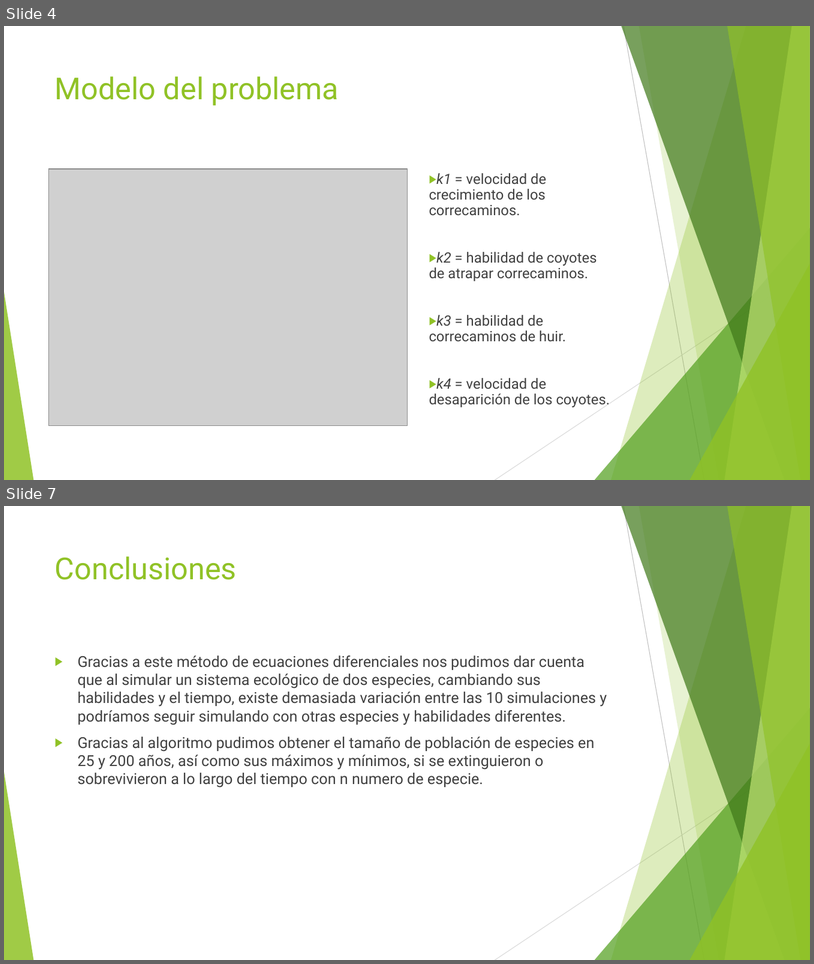
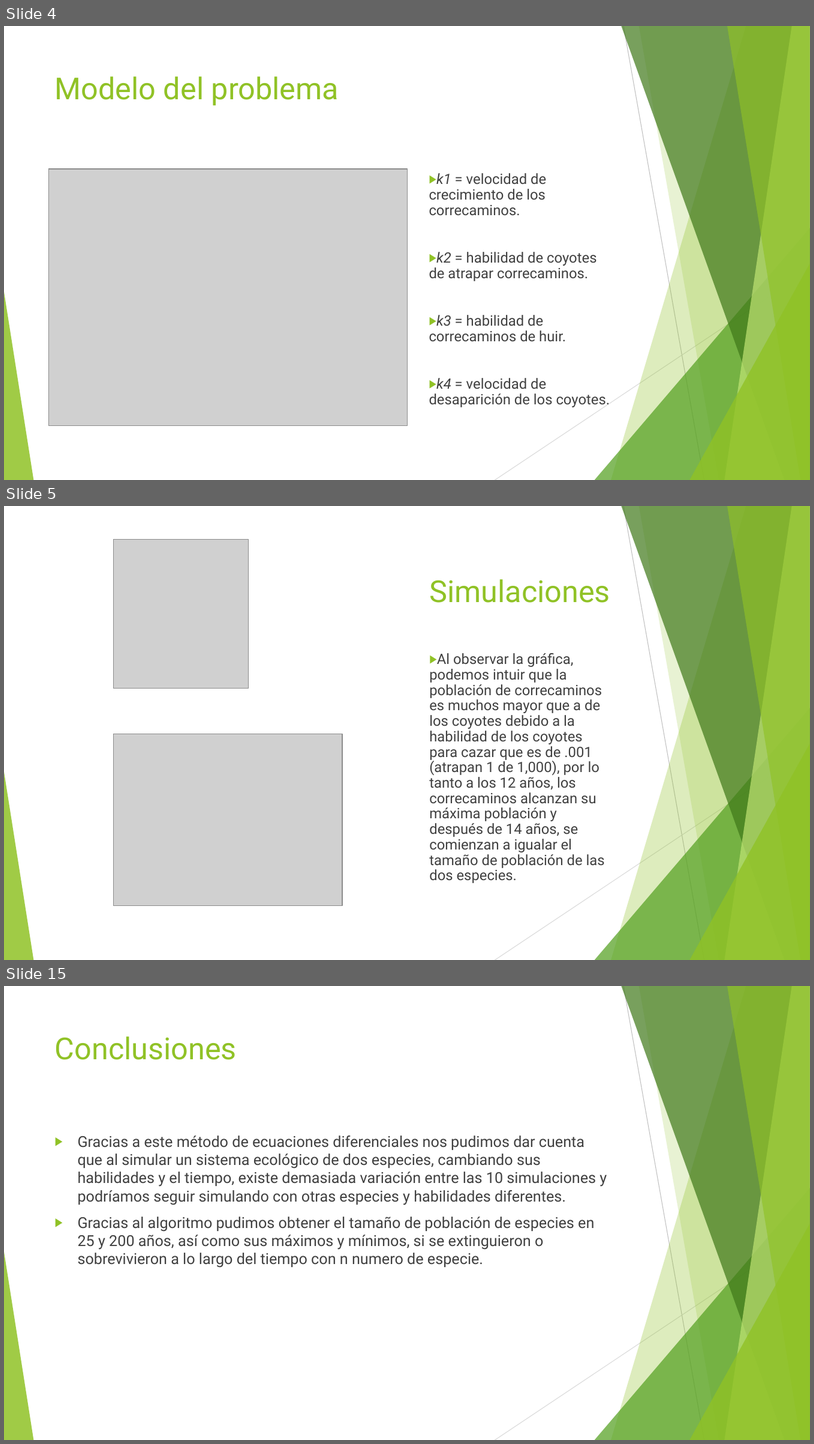
Before and after one commit to javierpreciado9/proyecto_modulo3, a slide deck: ProyectoModulo3_MendozaE1_PreciadoJ2_IrigoyenC3.pptx. Shown one above the other, each under a label of ours: slides 4 and 7 before the commit, slides 4, 5 and 15 after it; the slides between them are not shown. The pictures are 814x964 and 814x1444 pixels, drawn with LibreOffice and Linux fonts; fonts in the diff are those of the drawing; grey boxes stand for pictures. Boxes give left, top, right and bottom in pixels: in the first picture for what was removed or moved away, otherwise in the second. Text is boxed around its words. In the diff, an @@ line names an element or a change of style, - is before the commit and + after.

```diff
--- a/ProyectoModulo3_MendozaE1_PreciadoJ2_IrigoyenC3.pptx
+++ b/ProyectoModulo3_MendozaE1_PreciadoJ2_IrigoyenC3.pptx
@@ slide 5 added at <box>4,506,810,960</box>, background #FFFFFF; not listed: 10 template elements that a slide beside it also shows @@
@@ picture added at <box>113,539,248,688</box> @@
@@ title added at <box>429,579,611,603</box>, 36 pt, text #90C226 @@
+Simulaciones
@@ text added at <box>429,653,605,883</box>, 17 pt, text #404040 @@
+▶ Al observar la gráfica, podemos intuir que la población de correcaminos es muchos mayor que a de los coyotes debido a la habilidad de los coyotes para cazar que es de .001 (atrapan 1 de 1,000), por lo tanto a los 12 años, los correcaminos alcanzan su máxima población y después de 14 años, se comienzan a igualar el tamaño de población de las dos especies.
@@ picture added at <box>113,733,342,906</box> @@
@@ what was slide 7 is now slide 15 @@
```
Also in this commit, not shown: 9 other slides added, 2 slides removed, 1 other file.
